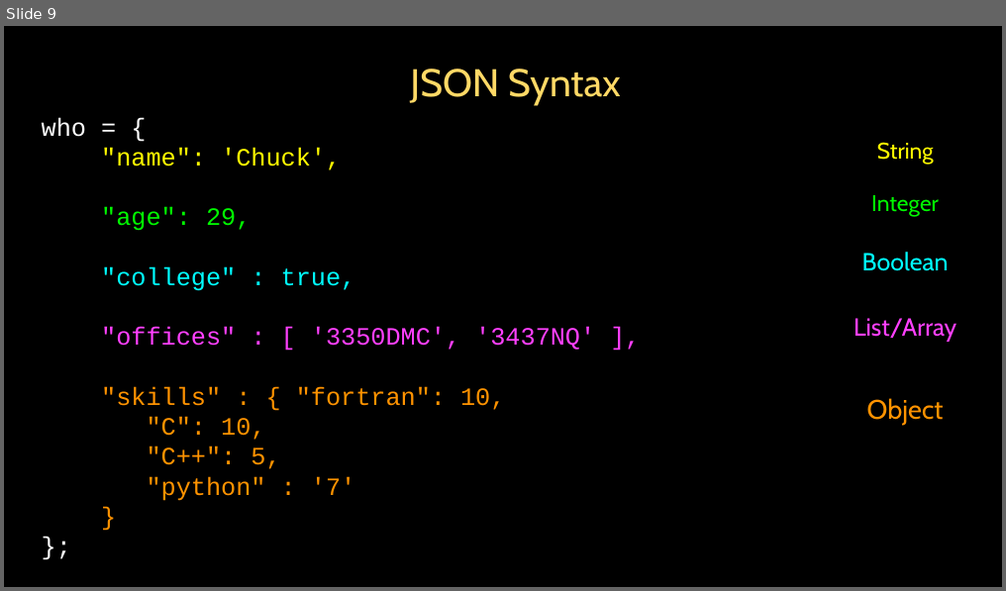
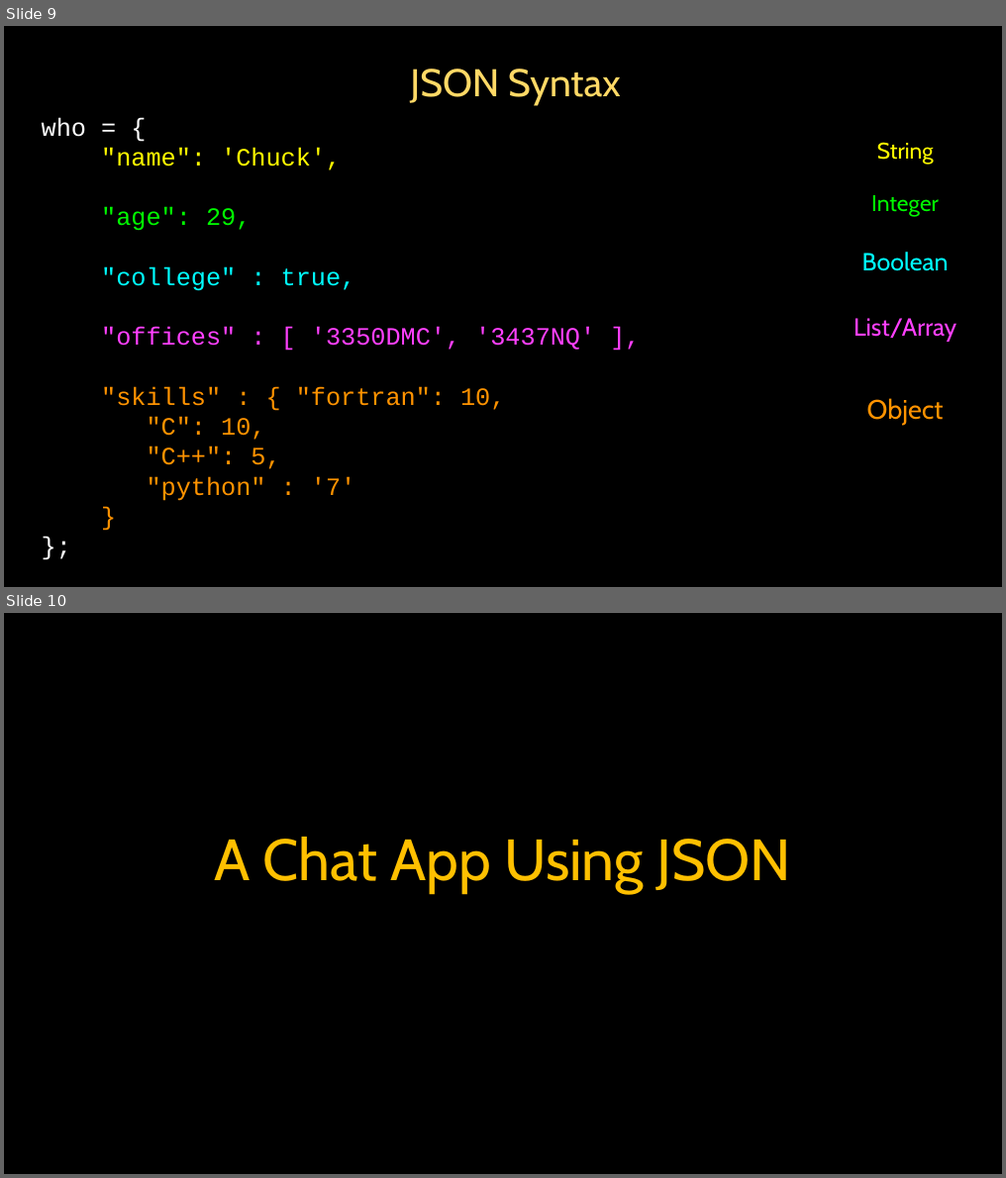
Before and after one commit to csev/dj4e, a slide deck: lectures/JS-04-JSON.ppt. Shown one above the other, each under a label of ours: slide 9 before the commit, slides 9 and 10 after it. The pictures are 1006x591 and 1006x1178 pixels, drawn with LibreOffice and Linux fonts; fonts in the diff are those of the drawing. Boxes give left, top, right and bottom in pixels: in the first picture for what was removed or moved away, otherwise in the second. Text is boxed around its words. In the diff, an @@ line names an element or a change of style, - is before the commit and + after.

```diff
--- a/lectures/JS-04-JSON.ppt
+++ b/lectures/JS-04-JSON.ppt
@@ slide 10 added at box(4, 613, 1002, 1174), background #000000; not listed: 1 template element that a slide beside it also shows @@
@@ title added at box(214, 837, 791, 893), 42 pt, text #FFC000 @@
+A Chat App Using JSON
```
Also in this commit, not shown: 1 other slide added, 3 other files.
